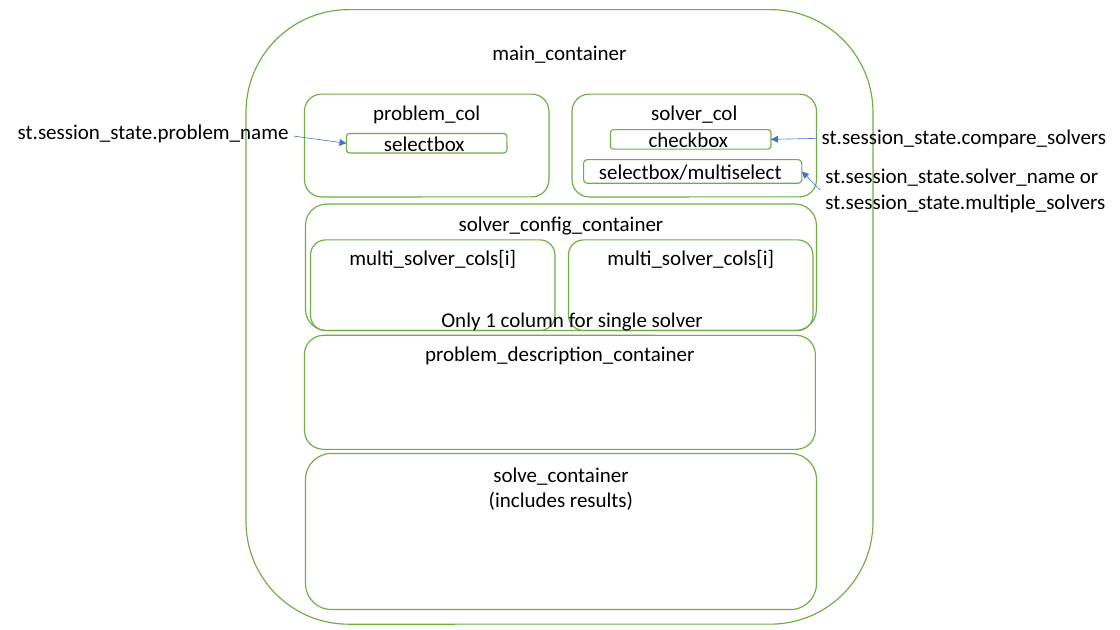
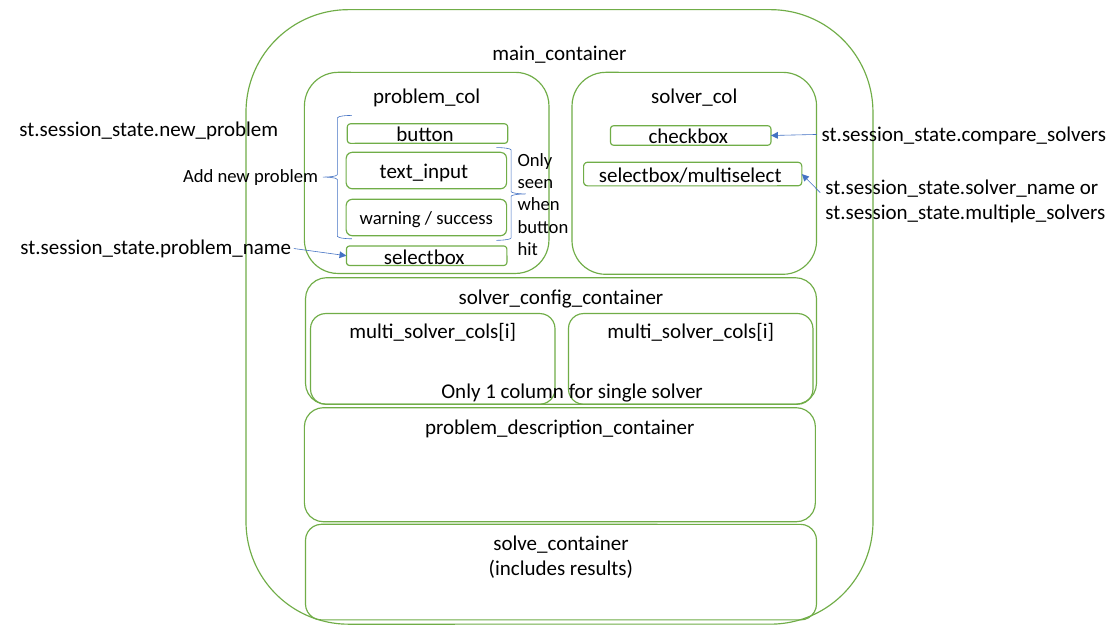
Before and after one commit to symbench/symbench-studio, a slide deck: slide 1 of docs/symbench-studio-layout.pptx. Drawn at 1120x630 pixels with LibreOffice and Linux fonts; fonts in the diff are those of the drawing. Boxes give left, top, right and bottom in pixels: in the first picture for what was removed or moved away, otherwise in the second. Text is boxed around its words. In the diff, an @@ line names an element or a change of style, - is before the commit and + after.

```diff
--- a/docs/symbench-studio-layout.pptx
+++ b/docs/symbench-studio-layout.pptx
@@ rounded rectangle "problem_col": place and size @@
-rounded rectangle "problem_col" at [304, 94, 549, 197]
+rounded rectangle "problem_col" at [304, 72, 549, 273]
@@ rounded rectangle "solver_col": place and size @@
-rounded rectangle "solver_col" at [572, 94, 817, 197]
+rounded rectangle "solver_col" at [572, 72, 817, 274]
@@ text added at [19, 118, 278, 142], 18 pt, text #000000 @@
+st.session_state.new_problem
@@ left brace added at [323, 115, 352, 239], outline #4472C4 0.5 pt @@
@@ rounded rectangle added at [347, 124, 507, 143], outline #70AD47 1 pt, 18 pt, text #000000 @@
+button
@@ left brace added at [497, 148, 526, 240], outline #4472C4 0.5 pt @@
@@ 1 rounded rectangle, 1 text, 1 arrow: place and size @@
-1 rounded rectangle, 1 text, 1 arrow at [611, 127, 1106, 151]
+1 rounded rectangle, 1 text, 1 arrow at [611, 123, 1106, 147]
@@ text added at [183, 167, 318, 188], 16 pt, text #000000 @@
+Add new problem
@@ rounded rectangle added at [346, 152, 507, 188], outline #70AD47 1 pt, 18 pt, text #000000 @@
+text_input
@@ text added at [518, 150, 569, 255], 16 pt, text #000000 @@
+Only seen when button hit
@@ text "st.session_state.solver_name or": place and size @@
-text "st.session_state.solver_name or" at [825, 166, 1105, 215]
+text "st.session_state.solver_name or" at [825, 176, 1105, 225]
@@ rounded rectangle added at [346, 199, 507, 235], outline #70AD47 1 pt, 16 pt, text #000000 @@
+warning / success
@@ text "st.session_state.problem_name": place and size @@
-text "st.session_state.problem_name" at [18, 121, 289, 145]
+text "st.session_state.problem_name" at [20, 236, 291, 260]
@@ arrow moved from (294, 136) - (346, 144) to (294, 249) - (346, 255) @@
@@ rounded rectangle "selectbox": place and size @@
-rounded rectangle "selectbox" at [346, 134, 507, 153]
+rounded rectangle "selectbox" at [346, 246, 507, 266]
@@ 4 rounded rectangles: place and size @@
-4 rounded rectangles at [304, 204, 817, 450]
+4 rounded rectangles at [304, 278, 817, 522]
@@ text "Only 1 column for single ...": place and size @@
-text "Only 1 column for single ..." at [441, 310, 703, 332]
+text "Only 1 column for single ..." at [441, 381, 703, 405]
@@ rounded rectangle "solve_container": place and size @@
-rounded rectangle "solve_container" at [306, 454, 817, 610]
+rounded rectangle "solve_container" at [306, 524, 817, 620]
```
Also in this commit, not shown: 1 other slide changed, 1 other file.
